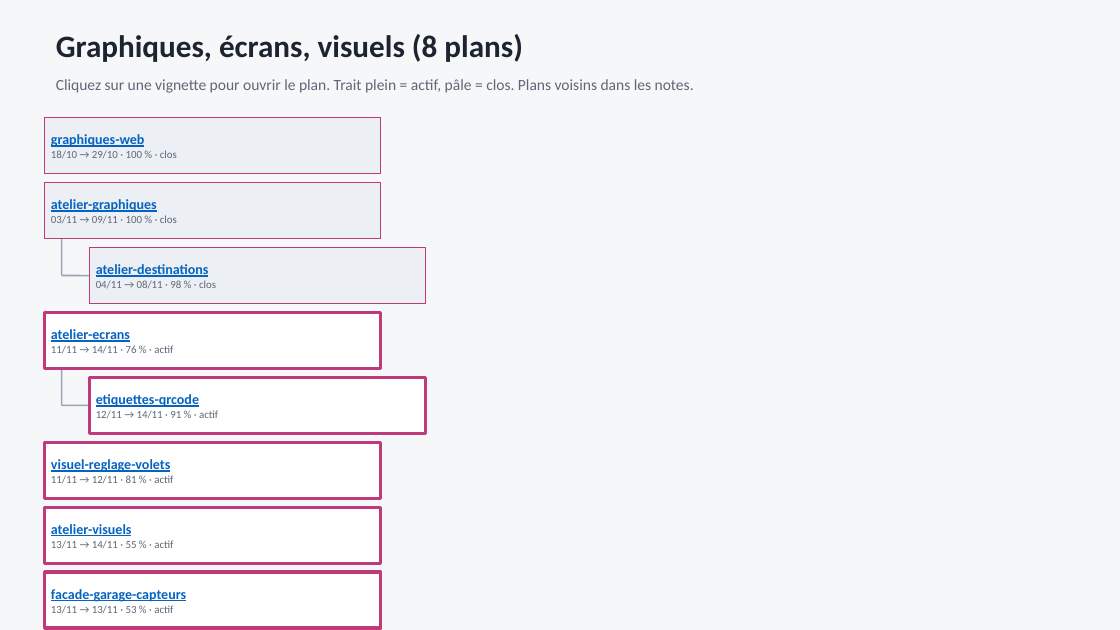
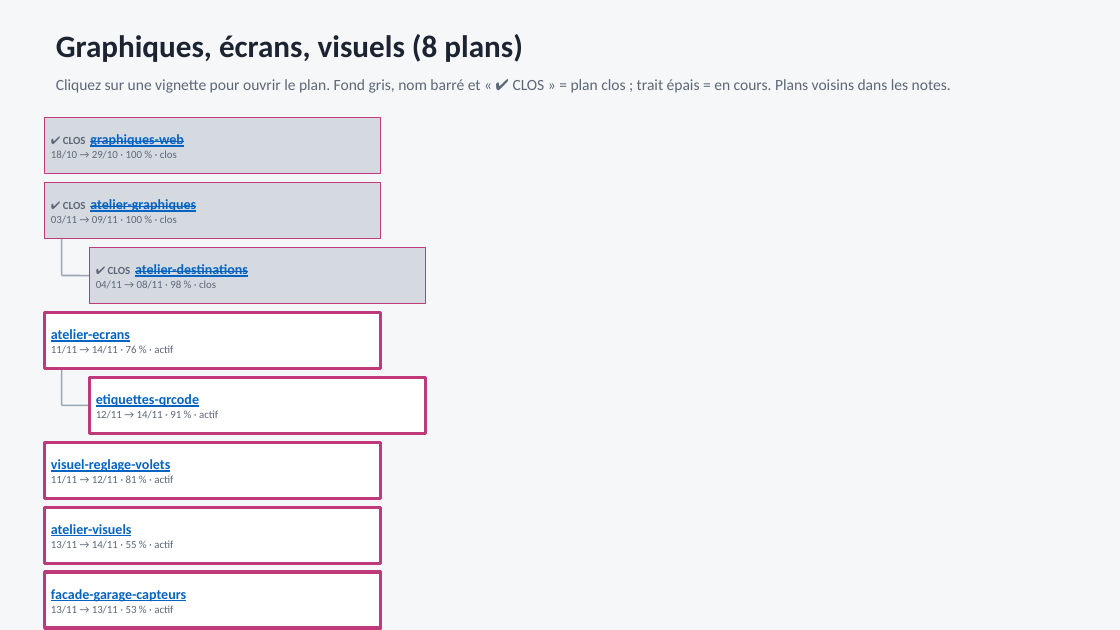
Before and after one commit to fdaubercy/Tasmota, a slide deck: slide 7 of outils_docs/organigramme_plans/organigramme-plans.pptx. Drawn at 1120x630 pixels with LibreOffice and Linux fonts; fonts in the diff are those of the drawing. Boxes give left, top, right and bottom in pixels: in the first picture for what was removed or moved away, otherwise in the second. Text is boxed around its words. In the diff, an @@ line names an element or a change of style, - is before the commit and + after.

Commit message:
feat(plans): plans clos bien visibles dans l'organigramme (fond hachure, nom barre, pastille ; pptx : fond gris, marque CLOS), dates sans le commit d'en-tete, README : adresse en ligne et mise a jour

```diff
--- a/outils_docs/organigramme_plans/organigramme-plans.pptx
+++ b/outils_docs/organigramme_plans/organigramme-plans.pptx
@@ text at (56,79,951,93): text changed @@
-Cliquez sur une vignette pour ouvrir le plan. Trait plein = actif, pâle = clos. Plans voisins dans les notes.
+Cliquez sur une vignette pour ouvrir le plan. Fond gris, nom barré et « ✔ CLOS » = plan clos ; trait épais = en cours. Plans voisins dans les notes.
@@ text in rectangle at (63,134,184,147): text changed @@
-graphiques-web
+✔ CLOS graphiques-web
@@ text in rectangle at (63,199,196,212): text changed @@
-atelier-graphiques
+✔ CLOS atelier-graphiques
@@ fill #ECEFF3 to #D5DAE1 in 3 elements at (45,118,381,174), (45,183,381,239), (90,248,426,304) @@
@@ text in rectangle at (108,264,248,277): text changed @@
-atelier-destinations
+✔ CLOS atelier-destinations
```
Also in this commit, not shown: 5 other slides changed, 5 other files.
